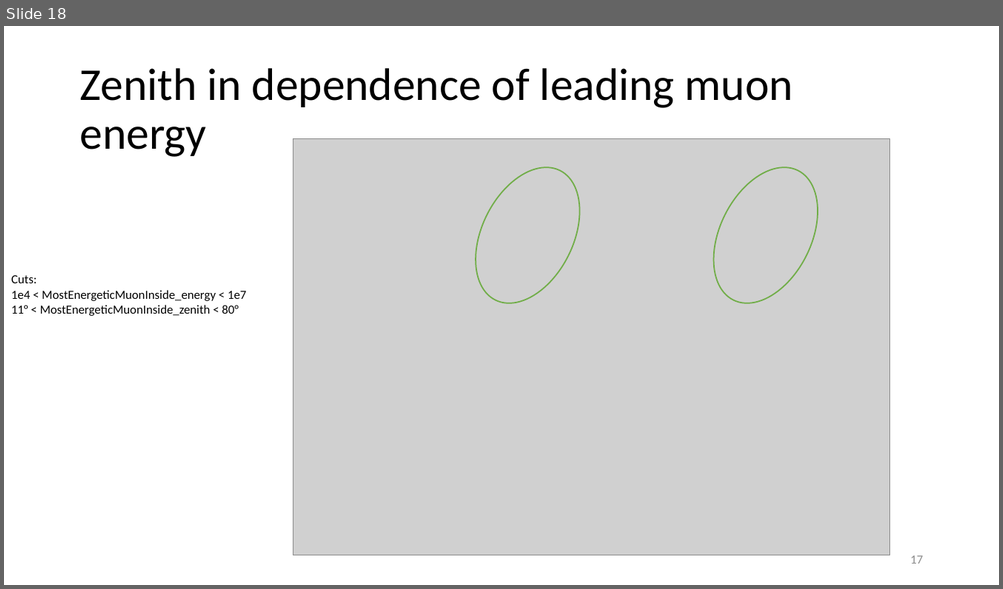
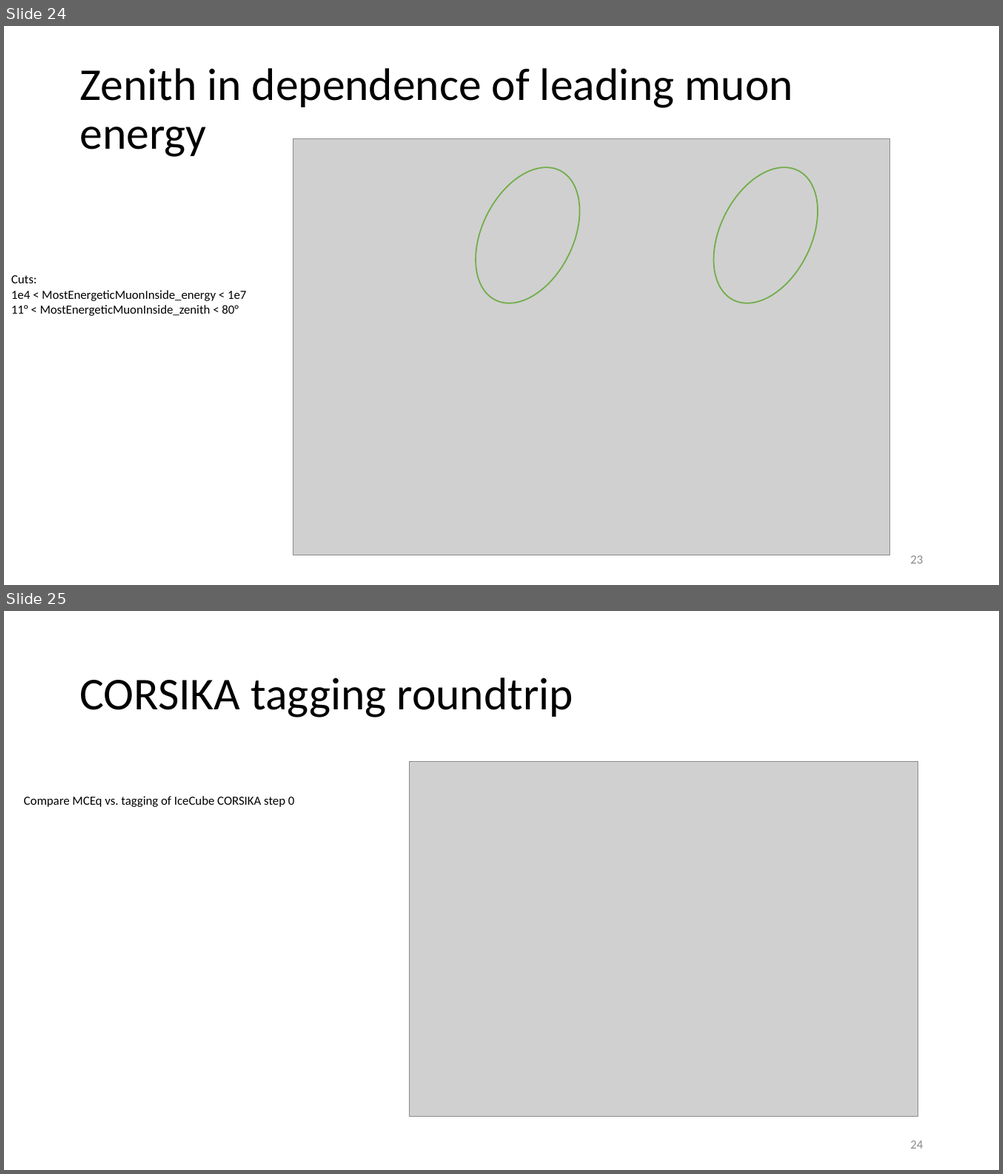
Before and after one commit to pascalgutjahr/presentations, a slide deck: cr_group/prompt_20230831.pptx. Shown one above the other, each under a label of ours: slide 18 before the commit, slides 24 and 25 after it. The pictures are 1003x589 and 1003x1174 pixels, drawn with LibreOffice and Linux fonts; fonts in the diff are those of the drawing; grey boxes stand for pictures. Boxes give left, top, right and bottom in pixels: in the first picture for what was removed or moved away, otherwise in the second. Text is boxed around its words. In the diff, an @@ line names an element or a change of style, - is before the commit and + after.

```diff
--- a/cr_group/prompt_20230831.pptx
+++ b/cr_group/prompt_20230831.pptx
@@ slide 25 added at box(4, 611, 999, 1170), background #FFFFFF @@
@@ title added at box(79, 678, 573, 718), 44 pt, text #000000 @@
+CORSIKA tagging roundtrip
@@ picture added at box(409, 762, 918, 1117) @@
@@ text added at box(24, 796, 294, 807), 12 pt, text #000000 @@
+Compare MCEq vs. tagging of IceCube CORSIKA step 0
@@ page number added at box(910, 1141, 922, 1149), 12 pt, text #8C8C8C @@
+24
@@ what was slide 18 is now slide 24 @@
@@ page number at box(910, 556, 922, 564): text changed @@
-17
+23
```
Also in this commit, not shown: 5 slides changed, 7 other slides added.
